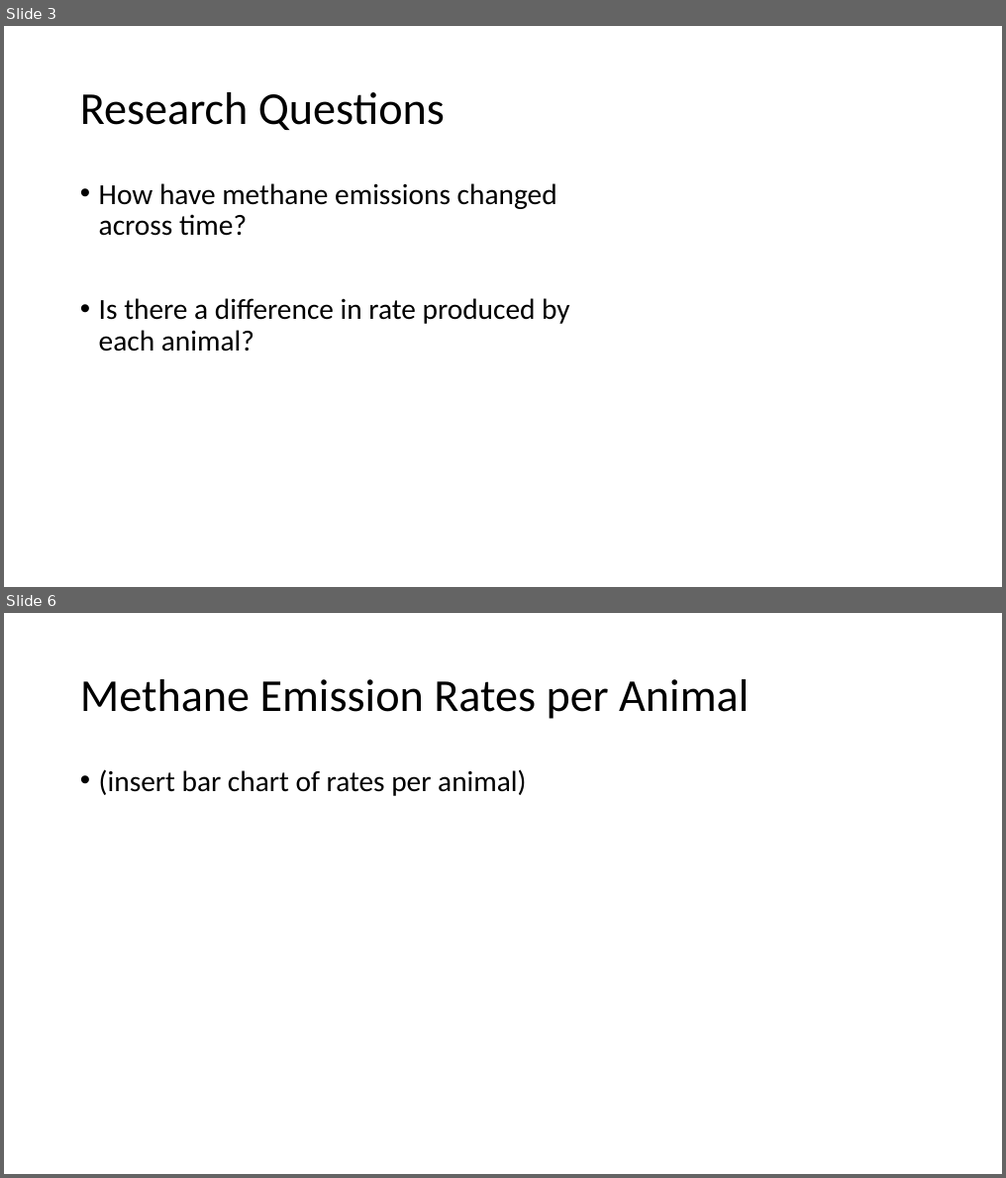
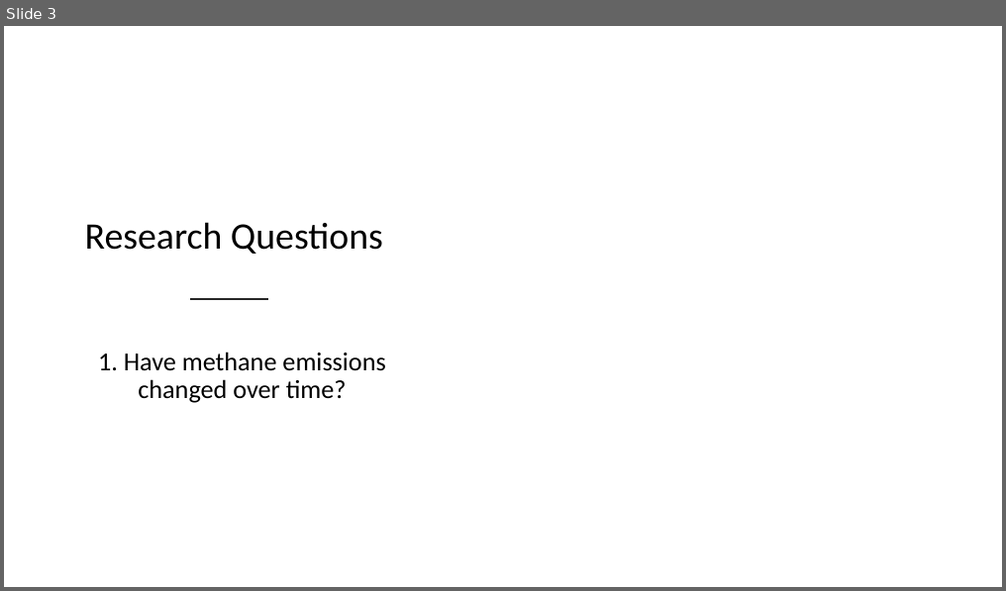
Before and after one commit to sultzerk/SultzerSwit_ENV872_EDA_FinalProject, a slide deck: Project/Sultzer_Swit_Methane.pptx. Shown one above the other, each under a label of ours: slides 3 and 6 before the commit, slide 3 after it; the slides between them are not shown. The pictures are 1006x1178 and 1006x591 pixels, drawn with LibreOffice and Linux fonts; fonts in the diff are those of the drawing; background and template pictures are left out. Boxes give left, top, right and bottom in pixels: in the first picture for what was removed or moved away, otherwise in the second. Text is boxed around its words. In the diff, an @@ line names an element or a change of style, - is before the commit and + after.

```diff
--- a/Project/Sultzer_Swit_Methane.pptx
+++ b/Project/Sultzer_Swit_Methane.pptx
@@ slide 6 removed at [4, 613, 1002, 1174], background #FFFFFF @@
@@ title removed at [80, 679, 748, 719] @@
-Methane Emission Rates per Animal
@@ text removed at [99, 769, 526, 796] @@
-• (insert bar chart of rates per animal)
@@ slide 3 changed as well @@
@@ freeform shape added at [4, 107, 497, 587], fill #FFFFFF at 75% opacity @@
@@ title "Research Questions": place and size @@
-title "Research Questions" at [80, 92, 445, 130]
+title "Research Questions" at [85, 222, 383, 254]
@@ title "Research Questions" at [85, 222, 383, 254]: size 44 to 36 pt; alignment left to centre @@
@@ text "1. Have methane emissions changed ..." at [98, 352, 385, 403]: vertical alignment top to middle @@
@@ line added from (191, 299) to (267, 299), #262626 2 pt @@
@@ text at [98, 352, 385, 403]: text changed; size 28 to 25 pt @@
-• How have methane emissions changed across time?
-• Is there a difference in rate produced by each animal?
+1. Have methane emissions changed over time?
```
Also in this commit, not shown: 3 other slides changed, 6 slides added, 3 other slides removed, 8 other files.
